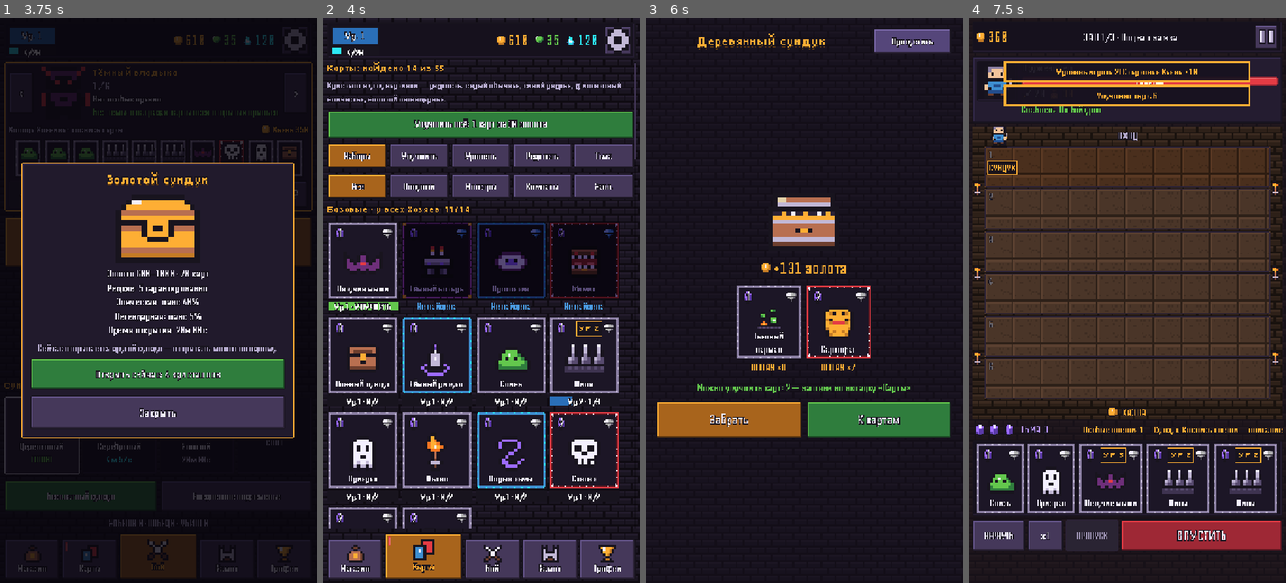
Above: before the commit, frames 1-4 (left to right).
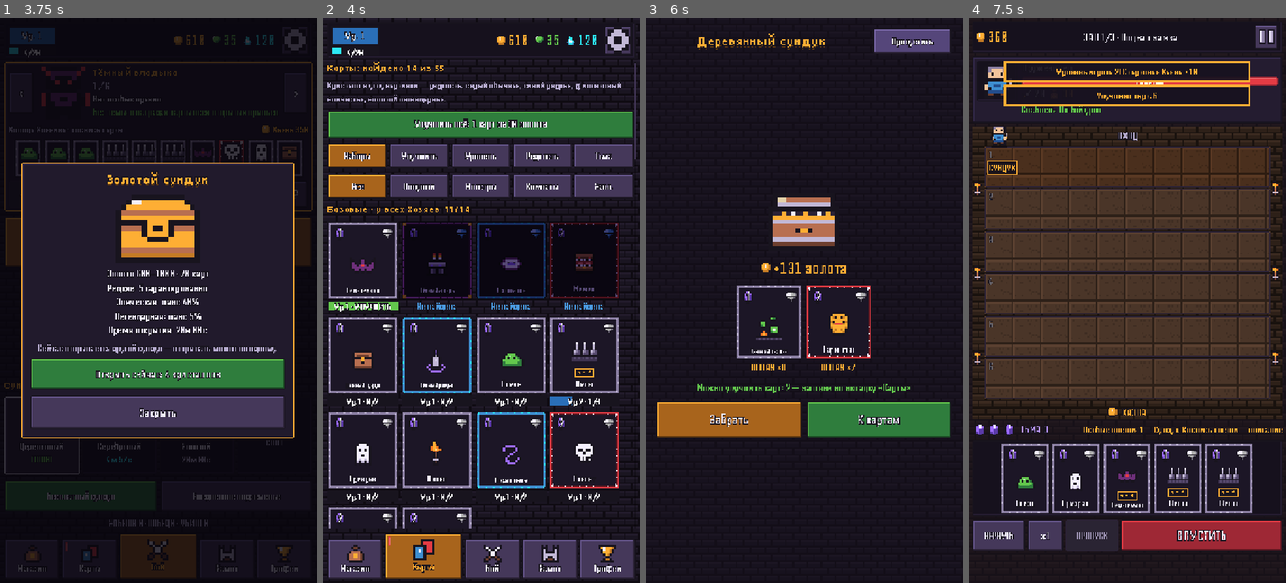
Above: after the commit, the same moments.

Repository: evgengoldwar/NeonPrime
Game: Godot game, scene res://tools/ui_shots.tscn
The game is run twice, just before and just after one commit, with the same random seed, the same clock (stepped at 60 frames per second) and the same inputs. This scene is started directly instead of the project's main scene.
Inputs (mouse positions are in pixels of both pictures, inside the frame that each line leads up to):
- Up to frame 1 (3.75 s): tap Enter at 0.5 s; move the mouse to (228, 272) at 0.52 s; click (228, 272) at 0.67 s; click (294, 40) at 1.27 s; click (297, 63) at 2.02 s; click (297, 91) at 2.77 s; click "<" at 3.5 s
- Up to frame 2 (4 s): no input
- Up to frame 3 (6 s): click "Забрать" at 4.25 s; click (677, 560) at 5.02 s; click "Пропустить" at 5.75 s
- Up to frame 4 (7.5 s): click "Улучшить всё: 3 карт за 90 зо…" at 6.5 s; click "Бой" at 7.25 s

Frame 1 is identical in both runs. In frame 2, 3.1% of the frame differs, in the area x 4-89%, y 40-83%; in frame 3, 0.5%; in frame 4, 3.8%, in the area x 2-98%, y 75-88%.
Error in both runs: Invalid call. Nonexistent function '_next' in base 'Control (menu.gd)'. (res://tools/ui_shots.gd:73)

Commit message:
Мини-карты одного размера: картинка фиксированная, название в одну строку, компактный уровень
- Картинка не сжимается из-за длинного названия; размер названия задаётся напрямую (22/18/15)
- Уровень — компактная табличка под картинкой, а не в шапке
- Названия на больших карточках тоже без ограничения «не меньше 24»

Co-Authored-By: Claude Opus 5.5 <noreply@anthropic.com>
Claude-Session: https://claude.ai/code/session_01CBXFTShUYY1UPBHpFGh8b6

Diff:
--- a/scripts/ui/ui.gd
+++ b/scripts/ui/ui.gd
@@ -466,7 +466,8 @@
 	v.add_child(top)
 	top.add_child(cost_badge(int(d.cost)))
 	var name_text: String = Data.card_name(id, up)
-	var nm := label(name_text, _name_size(name_text, w), GREEN if up else TEXT, HORIZONTAL_ALIGNMENT_LEFT, false)
+	var nm := label(name_text, 24, GREEN if up else TEXT, HORIZONTAL_ALIGNMENT_LEFT, false)
+	nm.add_theme_font_size_override("font_size", _name_size(name_text, w))
 	nm.size_flags_horizontal = Control.SIZE_EXPAND_FILL
 	nm.vertical_alignment = VERTICAL_ALIGNMENT_CENTER
 	nm.clip_text = true
@@ -525,10 +526,11 @@
 
 ## Размер шрифта названия: длинные названия мельче, чтобы влезали в одну строку.
 static func _name_size(text: String, w: int) -> int:
-	var base := 24 if w >= 190 else 16
-	if w >= 190 and w < 280 and text.length() > 10:
-		base = 20 if text.length() <= 13 else 16
-	return base
+	if w >= 280:
+		return 28
+	if text.length() <= 9:
+		return 26 if w >= 190 else 22
+	return 22 if text.length() <= 13 and w >= 190 else 18
 
 
 # ---------------------------------------------------------------- эффекты карты значками
@@ -737,21 +739,41 @@
 	var v := vbox(2)
 	p.add_child(v)
 	var cost := cost_override if cost_override >= 0 else int(d.cost)
+	# Шапка: стоимость слева, редкость справа.
 	var head := hbox(2)
 	head.add_child(cost_badge(cost))
 	var sp := spacer(0)
 	sp.size_flags_horizontal = Control.SIZE_EXPAND_FILL
 	head.add_child(sp)
-	if lvl > 1:
-		head.add_child(level_badge(lvl, 16))
 	var gem := rarity_gem(d.rarity, 3)
 	gem.size_flags_vertical = Control.SIZE_SHRINK_CENTER
 	head.add_child(gem)
 	v.add_child(head)
-	var ic := card_icon(c.id, 4)
-	ic.size_flags_vertical = Control.SIZE_EXPAND_FILL
-	v.add_child(ic)
-	var nm := label(Data.card_name(c.id, up), 16, GREEN if up else TEXT, HORIZONTAL_ALIGNMENT_CENTER)
+	# Картинка одного размера у всех карт; уровень — табличкой внизу картинки.
+	var art := PanelContainer.new()
+	art.add_theme_stylebox_override("panel", StyleBoxEmpty.new())
+	art.size_flags_vertical = Control.SIZE_EXPAND_FILL
+	# Картинка одного размера у всех мини-карт; табличка уровня компактная.
+	var ic := card_icon(c.id, 4 if w < 140 else 5)
+	ic.size_flags_horizontal = Control.SIZE_SHRINK_CENTER
+	# С уровнем картинка прижата вверх, чтобы табличка под ней её не закрывала.
+	ic.size_flags_vertical = Control.SIZE_SHRINK_BEGIN if lvl > 1 else Control.SIZE_SHRINK_CENTER
+	art.add_child(ic)
+	if lvl > 1:
+		var lb := level_badge(lvl, 8)
+		lb.size_flags_horizontal = Control.SIZE_SHRINK_CENTER
+		lb.size_flags_vertical = Control.SIZE_SHRINK_END
+		art.add_child(lb)
+	v.add_child(art)
+	# Название всегда в одну строку.
+	var name_text: String = Data.card_name(c.id, up)
+	var nm := label(name_text, 16, GREEN if up else TEXT, HORIZONTAL_ALIGNMENT_CENTER, false)
+	# Размер задаём напрямую (label() не даёт шрифту быть меньше 24): длинные — мельче.
+	var nl := name_text.length()
+	nm.add_theme_font_size_override("font_size", 22 if nl <= 8 else (18 if nl <= 11 else 15))
+	nm.clip_text = true
+	nm.text_overrun_behavior = TextServer.OVERRUN_TRIM_ELLIPSIS
+	nm.custom_minimum_size = Vector2(10, 0)
 	v.add_child(nm)
 	if c.get("temp_up", false):
 		p.add_theme_stylebox_override("panel", frame("slot_ok", 6))
@@ -825,7 +847,8 @@
 	var l := Label.new()
 	l.text = "УР %d" % lvl
 	l.add_theme_font_override("font", pixel_font())
-	l.add_theme_font_size_override("font_size", pfs(size))
+	# Компактная табличка (size < 16) — 16 px, обычная — 24 px; оба кратны 8 для чёткости.
+	l.add_theme_font_size_override("font_size", 24 if size >= 16 else 16)
 	l.add_theme_color_override("font_color", Color.WHITE if maxed else GOLD)
 	l.add_theme_color_override("font_outline_color", INK)
 	l.add_theme_constant_override("outline_size", 4)
